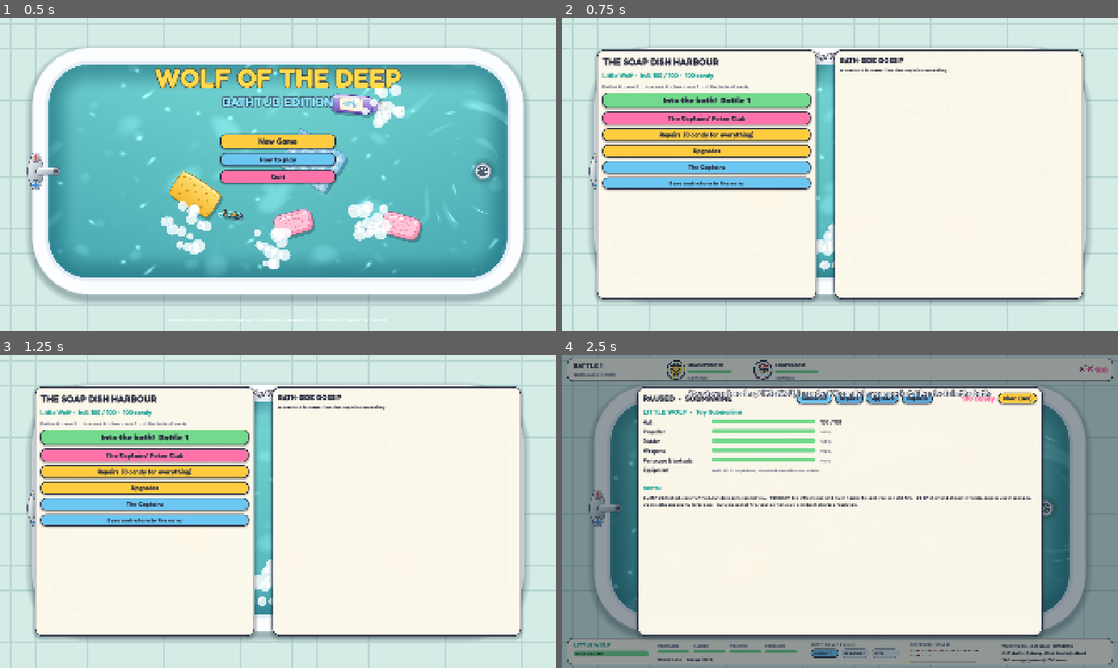
Above: before the commit, frames 1-4 (two rows, left to right).
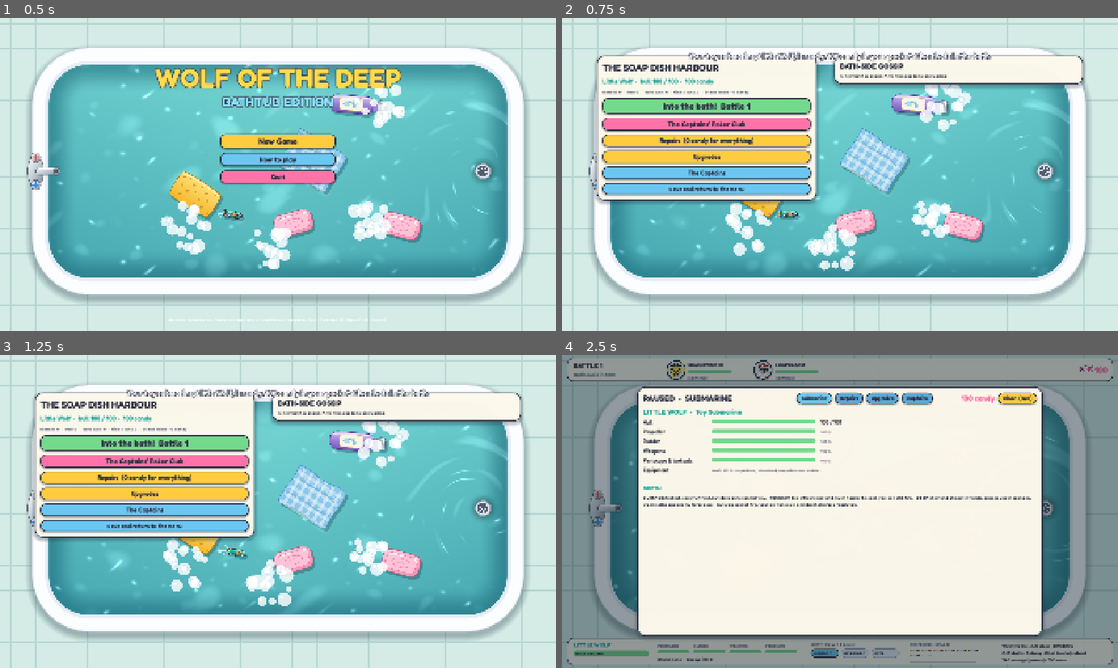
Above: after the commit, the same moments.

Repository: crosenlund79/WolfOfTheDeep
Game: Godot game, scene res://scenes/bathtub.tscn
Same seed, same stepped clock (60 frames per second), same inputs: the game is played once before the commit and once after it.
Inputs (mouse positions are in pixels of both pictures, inside the frame that each line leads up to):
- Up to frame 1 (0.5 s): no input
- Up to frame 2 (0.75 s): click "New Game" at 0.5 s
- Up to frame 3 (1.25 s): no input
- Up to frame 4 (2.5 s): click "Into the bath! Battle 1" at 1.25 s; tap Enter at 2, 2.1 s; move the mouse to (962, 495) at 2.02 s; hold D from 2.03 s (still down); click (962, 495) at 2.17 s; tap Space at 2.27 s; tap Tab at 2.3 s

Frame 1 is identical in both runs. In frame 2, 51% of the frame differs, in the area x 6-94%, y 10-91%; in frame 3, 51%; in frame 4, 0.9%.

Commit message:
Bathtub Edition R2: candy economy
- TubEconomy: shared prices and rules for everyone: hull and part repairs
  (partial if short of candy), the shop and its effects, and the free
  harbour patch to a floating minimum (no permanent bankruptcy, never more).
- TubCareer: persistent purses, ships, upgrades and records; battle
  settlement (posted rewards, spilled candy, salvage); rivals refit from
  their own purses before the next battle, by personality (cautious mend
  first, reckless buy guns, the broke sail damaged).
- Harbour (The Soap Dish), management panels (submarine, repairs,
  upgrades, captains; emergency patch in battle), battle results.

Checks: tub battle PASS, tub economy PASS (33 assertions).

Co-Authored-By: Claude Opus 5.5 <noreply@anthropic.com>
Claude-Session: https://claude.ai/code/session_01HoR6KCVLRBzm8qVL5g4UQt

Diff:
--- a/src/bathtub/bath_main.gd
+++ b/src/bathtub/bath_main.gd
@@ -67,6 +67,7 @@
 
 
 func toast(text: String, dur: float = 3.5) -> void:
+	_toast.move_to_front()
 	_toast.text = text
 	_toast_t = dur
 
@@ -191,8 +192,8 @@
 	_panel = root
 	var p := PanelContainer.new()
 	p.add_theme_stylebox_override("panel", TubUi.panel())
-	p.position = Vector2(120, 110)
-	p.size = Vector2(760, 860)
+	p.position = Vector2(120, 130)
+	p.size = Vector2(760, 0)
 	root.add_child(p)
 	var v := VBoxContainer.new()
 	v.add_theme_constant_override("separation", 12)
@@ -225,8 +226,8 @@
 	v.add_child(mm)
 	var ch := PanelContainer.new()
 	ch.add_theme_stylebox_override("panel", TubUi.panel())
-	ch.position = Vector2(940, 110)
-	ch.size = Vector2(860, 860)
+	ch.position = Vector2(940, 130)
+	ch.size = Vector2(860, 0)
 	root.add_child(ch)
 	var cv := VBoxContainer.new()
 	cv.add_theme_constant_override("separation", 6)
@@ -243,6 +244,7 @@
 
 func open_manage(tab: String) -> void:
 	manage.battle = battle if state == "battle" else null
+	manage.move_to_front()
 	manage.open(tab)
 
 
@@ -255,6 +257,7 @@
 func open_poker() -> void:
 	state = "poker"
 	_clear_panel()
+	poker.move_to_front()
 	poker.open(career)
 
 
@@ -412,6 +415,8 @@
 func show_results() -> void:
 	state = "results"
 	hud.visible = false
+	manage.visible = false
+	_close_pause()
 	_report = career.settle(battle)
 	career.save()
 	_clear_panel()
--- /dev/null
+++ b/tests/check_tub_economy.gd
@@ -0,0 +1,150 @@
+extends SceneTree
+## Practical check of the Bathtub Edition's candy economy (no framework):
+##   godot --headless --path . -s tests/check_tub_economy.gd
+## Repairs and their costs, upgrades and their effects, the free harbour
+## patch (nobody is ever stranded, nobody gets more than a floating boat),
+## battle settlement, the rivals' refits from their own purses, and that a
+## rival who cannot pay really does fight damaged next time.
+
+var failures := 0
+
+
+func _ok(cond: bool, what: String) -> void:
+	if cond:
+		print("  ok    ", what)
+	else:
+		failures += 1
+		print("  FAIL  ", what)
+
+
+func _initialize() -> void:
+	_repairs()
+	_upgrades()
+	_patch()
+	_refits()
+	_settlement()
+	print("TUB ECONOMY CHECK: %s" % ("PASS" if failures == 0 else "FAIL (%d)" % failures))
+	quit()
+
+
+func _repairs() -> void:
+	print("repairs")
+	var ship := TubCaptain.new_ship("sub")
+	ship["hull"] = 60.0
+	(ship["comp"] as Dictionary)["propulsion"] = 0.5
+	_ok(TubEconomy.hull_cost(ship) == 20, "40 hull to mend costs 20 candy (2 hull per candy)")
+	_ok(TubEconomy.comp_cost(ship, "propulsion") == 15, "a half-wrecked propeller costs 15 to fix")
+	_ok(TubEconomy.full_repair_cost(ship) == 35, "everything: 35")
+	var spent := TubEconomy.repair_hull(ship, 12)
+	_ok(spent == 12 and is_equal_approx(float(ship["hull"]), 84.0), "with only 12 candy: 12 spent, hull 84")
+	var spent2 := TubEconomy.repair_comp(ship, "propulsion", 5)
+	_ok(spent2 == 5 and absf(float((ship["comp"] as Dictionary)["propulsion"]) - (0.5 + 5.0 / 30.0)) < 0.001, "a part is mended as far as the candy goes")
+	_ok(TubEconomy.repair_hull(ship, 0) == 0, "no candy, no repair")
+
+
+func _upgrades() -> void:
+	print("upgrades")
+	var ship := TubCaptain.new_ship("sub")
+	_ok(TubEconomy.buy_blocker(ship, "shield", 50) == "needs 70 candy", "too dear: says how much is needed")
+	_ok(TubEconomy.buy_blocker(ship, "shield", 70) == "", "affordable")
+	var price := TubEconomy.buy(ship, "armour")
+	_ok(price == 60 and int(ship["max_hull"]) == 130 and is_equal_approx(float(ship["hull"]), 130.0), "Reinforced Hull: +30 maximum hull")
+	_ok(TubEconomy.buy_blocker(ship, "armour", 999) == "already fitted", "cannot be bought twice")
+	var duck := TubCaptain.new_ship("duck")
+	_ok(TubEconomy.buy_blocker(duck, "racks", 999) == "does not fit this vessel", "torpedo racks do not fit a rubber duck")
+	# Effects in battle.
+	var s := TubShip.new()
+	var base := TubCaptain.new_ship("sub")
+	s.setup(base, "player", "x", true)
+	var plain := [s.top_speed(), s.turn_rate(), s.reload_time(), s.sight(), s.ammo]
+	for up in ["propeller", "rudder", "launcher", "periscope", "racks", "shield", "decoy"]:
+		TubEconomy.buy(base, up)
+	var s2 := TubShip.new()
+	s2.setup(base, "player", "x", true)
+	_ok(absf(s2.top_speed() / float(plain[0]) - 1.15) < 0.01 and absf(s2.turn_rate() / float(plain[1]) - 1.25) < 0.01, "propeller +15% speed, rudder +25% turning")
+	_ok(absf(s2.reload_time() / float(plain[2]) - 0.6) < 0.01 and absf(s2.sight() / float(plain[3]) - 1.4) < 0.01, "launcher reloads 40% faster, periscope sees 40% further")
+	_ok(s2.ammo == 12 and s2.shield and s2.decoys == 2, "racks: 12 torpedoes; a bubble shield; two decoys")
+	# Damage takes effect too.
+	(base["comp"] as Dictionary)["propulsion"] = 0.0
+	var s3 := TubShip.new()
+	s3.setup(base, "player", "x", true)
+	_ok(absf(s3.top_speed() / s2.top_speed() - 0.45) < 0.01, "a wrecked propeller: 45% speed")
+
+
+func _patch() -> void:
+	print("no permanent bankruptcy")
+	var ship := TubCaptain.new_ship("patrol")
+	ship["hull"] = 0.0
+	(ship["comp"] as Dictionary)["weapons"] = 0.0
+	_ok(TubEconomy.harbour_patch(ship), "a sunk boat with nothing left is patched for free")
+	_ok(is_equal_approx(float(ship["hull"]), 70.0 * TubData.PATCH_HULL) and is_equal_approx(float((ship["comp"] as Dictionary)["weapons"]), TubData.PATCH_COMPONENT), "but only to a floating minimum (40% hull, 30% parts)")
+	_ok(not TubEconomy.harbour_patch(ship), "and never beyond it")
+
+
+func _refits() -> void:
+	print("rivals refit from their own purses")
+	var moss := TubCaptain.from_roster("moss")       # cautious
+	moss.ship["hull"] = 20.0
+	moss.candy = 100
+	var acts := TubEconomy.plan_rival(moss)
+	_ok(is_equal_approx(float(moss.ship["hull"]), 70.0) and moss.candy == 100 - 25, "the cautious lieutenant mends the hull fully first (25 candy)")
+	print("        ", acts)
+	var pirate := TubCaptain.from_roster("soapbeard") # reckless
+	pirate.ship["hull"] = 20.0
+	pirate.candy = 120
+	TubEconomy.plan_rival(pirate)
+	_ok(float(pirate.ship["hull"]) < 40.0 and (pirate.ship["upgrades"] as Array).size() >= 1, "the reckless pirate patches a little and buys guns (%d%% hull, %s)" % [int(float(pirate.ship["hull"]) / 70.0 * 100.0), str(pirate.ship["upgrades"])])
+	var poor := TubCaptain.from_roster("plunge")
+	poor.ship["hull"] = 30.0
+	poor.candy = 12
+	var acts2 := TubEconomy.plan_rival(poor)
+	_ok(poor.candy == 0 and float(poor.ship["hull"]) < 150.0 * 0.75 and (poor.ship["upgrades"] as Array).is_empty(), "short of candy: spends what there is, buys nothing")
+	_ok(acts2.any(func(t: String) -> bool: return t.contains("could not afford")), "and the harbour gossip says so")
+	_ok(float(poor.ship["hull"]) >= 150.0 * TubData.PATCH_HULL, "never below the free floating minimum")
+	# The next battle uses that ship as it stands.
+	var b := TubBattle.new()
+	b.setup(TubCaptain.new_ship("sub"), 100, [poor], 1)
+	_ok(is_equal_approx(b.ships[1].hull, float(poor.ship["hull"])), "and the next battle starts with that damage (%.0f / %d hull)" % [b.ships[1].hull, b.ships[1].max_hull])
+	var rich := TubCaptain.from_roster("inkwell")
+	rich.candy = 500
+	TubEconomy.plan_rival(rich)
+	_ok((rich.ship["upgrades"] as Array).size() == 1 and rich.candy == 500 - 35, "a careful captain buys one upgrade at a time and keeps a reserve")
+
+
+func _settlement() -> void:
+	print("battle settlement")
+	var car := TubCareer.new()
+	car.save_dir = "user://bathtub_check_econ/"
+	car.new_game(9)
+	var total_before := int(car.player["candy"])
+	for c in car.roster():
+		total_before += c.candy
+	var b := car.start_battle()
+	# Script a little battle: the player sinks the first rival.
+	var foe := b.ships[1]
+	foe.pos = b.player.pos + Vector2(220, 0)
+	foe.heading = PI * 0.5
+	foe.ai["cool"] = 99.0
+	foe.style["retreat_at"] = 0.0
+	foe.hull = 20.0
+	b.player_fire()
+	for _i in 60:
+		b.step(1.0 / 60.0)
+	_ok(foe.state == "sunk", "the player sinks %s" % foe.name)
+	b.over = true
+	b.result = "draw"
+	var cand_before := int(car.player["candy"])
+	var foe_before := car.captain(foe.id).candy
+	var rep := car.settle(b)
+	var earn: Dictionary = rep["earnings"]
+	var mine: Dictionary = earn["player"]
+	_ok(int(car.player["candy"]) == cand_before + int(mine["total"]), "the player's purse grows by exactly what was earned (%+d)" % int(mine["total"]))
+	_ok(int(mine["sinks"]) == TubData.REWARD["sink"] and int(mine["hits"]) == TubData.REWARD["hit"], "a sinking and a hit paid at the posted rates")
+	var foe_e: Dictionary = earn[foe.id]
+	_ok(car.captain(foe.id).candy == foe_before + int(foe_e["total"]), "the sunk captain's purse changes by their own earnings (%+d, including the spill)" % int(foe_e["total"]))
+	_ok(is_equal_approx(float(car.captain(foe.id).ship["hull"]), 0.0), "their ship stays sunk until they pay for it")
+	_ok(car.battle_no == 1 and car.refit_due, "battle counted; rivals will refit before the next")
+	var b2 := car.start_battle()
+	_ok(float(car.captain(foe.id).ship["hull"]) > 0.0, "they refit (or get the free patch) before the next battle")
+	_ok(b2 != null and not car.refit_due, "and the next battle begins")
+	DirAccess.remove_absolute(ProjectSettings.globalize_path("user://bathtub_check_econ/prebattle.json"))
